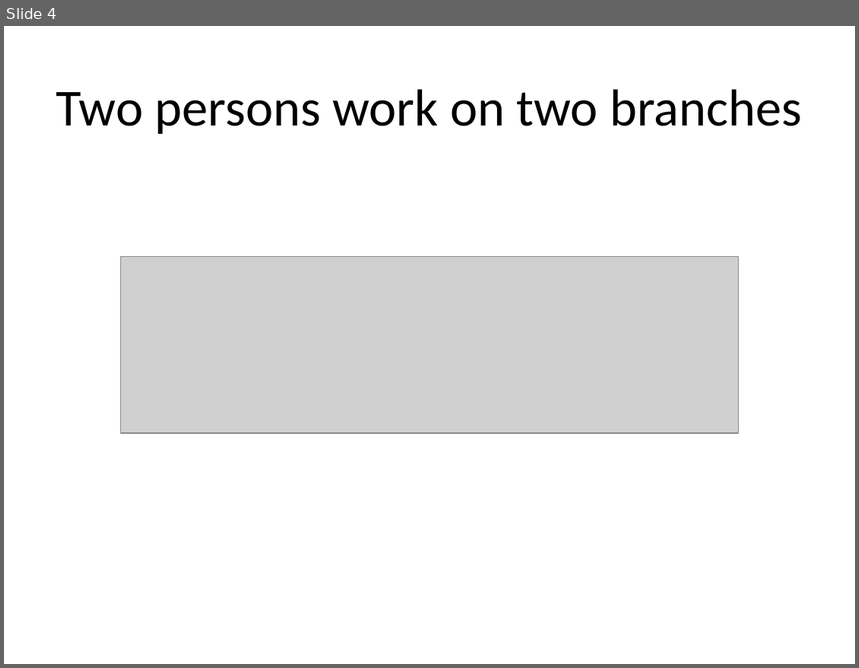
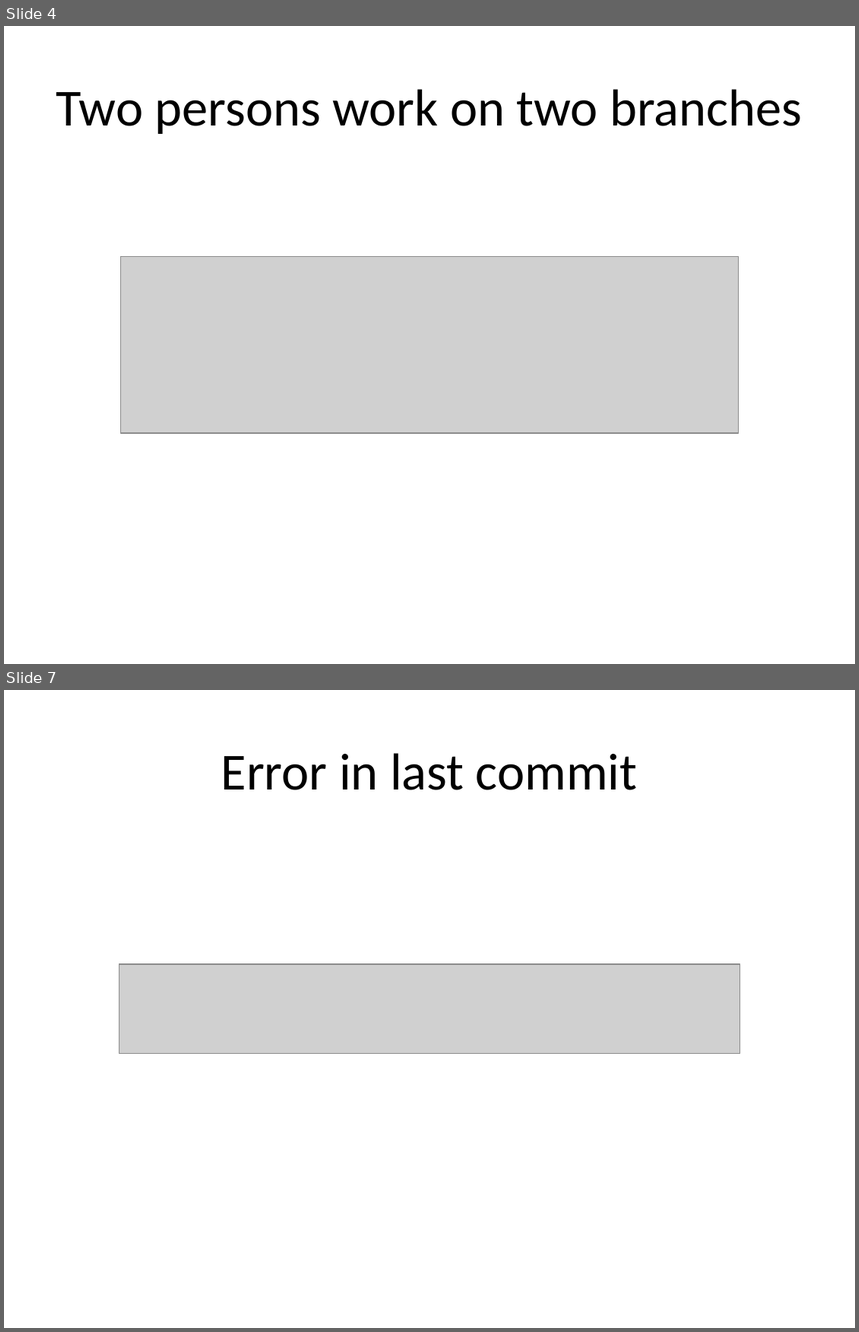
Before and after one commit to uncas/writings, a slide deck: GitRebase.pptx. Shown one above the other, each under a label of ours: slide 4 before the commit, slides 4 and 7 after it; the slides between them are not shown. The pictures are 859x668 and 859x1332 pixels, drawn with LibreOffice and Linux fonts; fonts in the diff are those of the drawing; grey boxes stand for pictures. Boxes give left, top, right and bottom in pixels: in the first picture for what was removed or moved away, otherwise in the second. Text is boxed around its words. In the diff, an @@ line names an element or a change of style, - is before the commit and + after.

```diff
--- a/GitRebase.pptx
+++ b/GitRebase.pptx
@@ slide 7 added at box(4, 690, 855, 1328), background #FFFFFF @@
@@ title added at box(221, 753, 637, 790), 44 pt, text #000000 @@
+Error in last commit
@@ picture added at box(119, 964, 740, 1053) @@
```
Also in this commit, not shown: 5 other slides added, 2 other files.
